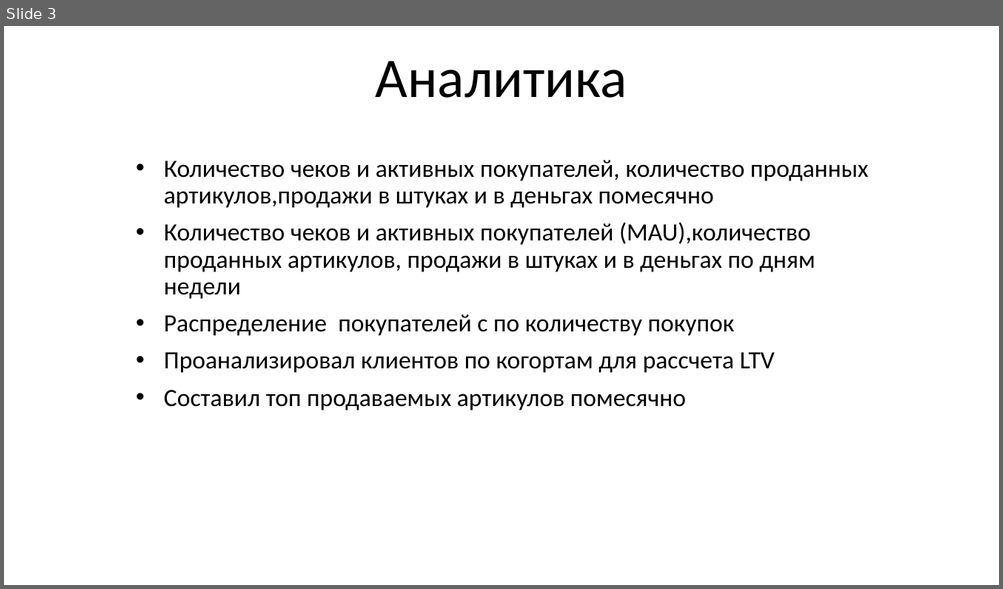
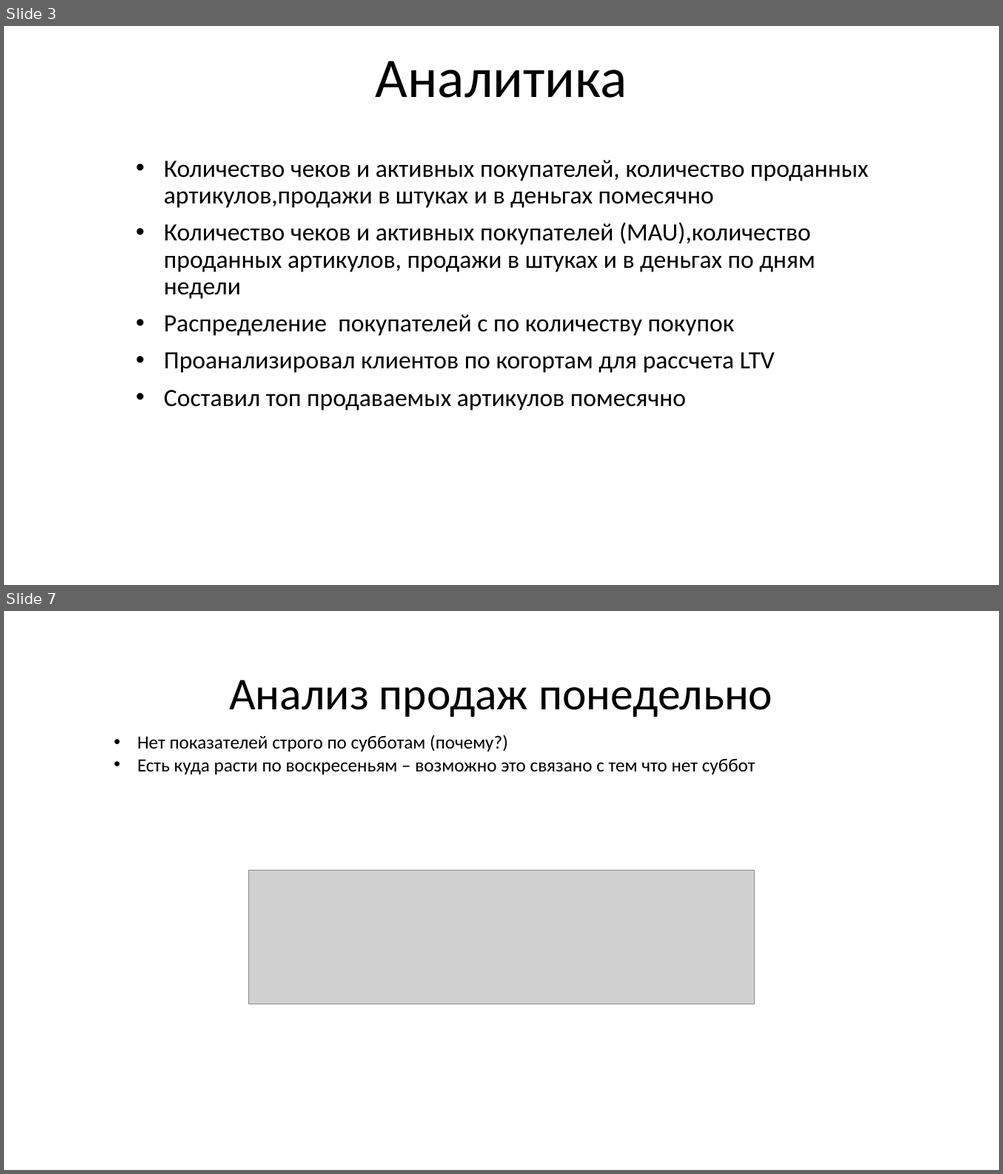
Before and after one commit to dsemen/netology, a slide deck: Презентация.pptx. Shown one above the other, each under a label of ours: slide 3 before the commit, slides 3 and 7 after it; the slides between them are not shown. The pictures are 1003x589 and 1003x1174 pixels, drawn with LibreOffice and Linux fonts; fonts in the diff are those of the drawing; grey boxes stand for pictures. Boxes give left, top, right and bottom in pixels: in the first picture for what was removed or moved away, otherwise in the second. Text is boxed around its words. In the diff, an @@ line names an element or a change of style, - is before the commit and + after.

```diff
--- a/Презентация.pptx
+++ b/Презентация.pptx
@@ slide 7 added at (4,611,999,1170), background #FFFFFF @@
@@ title added at (229,680,772,717), 44 pt, text #000000 @@
+Анализ продаж понедельно
@@ text added at (137,735,755,775), 18 pt, text #000000 @@
+• Нет показателей строго по субботам (почему?)
+• Есть куда расти по воскресеньям – возможно это связано с тем что нет суббот
@@ picture added at (249,871,754,1004) @@
```
Also in this commit, not shown: 1 slide changed, 3 other slides added, 4 slides removed.
